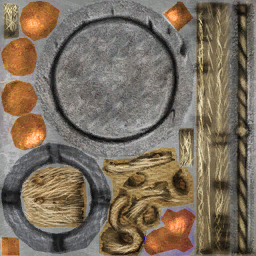
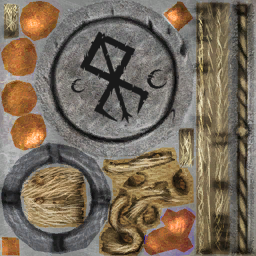
Revision of a layered 256x256 image; what changed, layer by layer:
added layer "Слой 7 копия" above "Слой 7" over <box>70,78,86,94</box>
added layer "Слой 7" above "Слой 10" over <box>146,69,167,90</box>
added layer "Слой 10" above "Слой 1" over <box>70,31,167,124</box>
